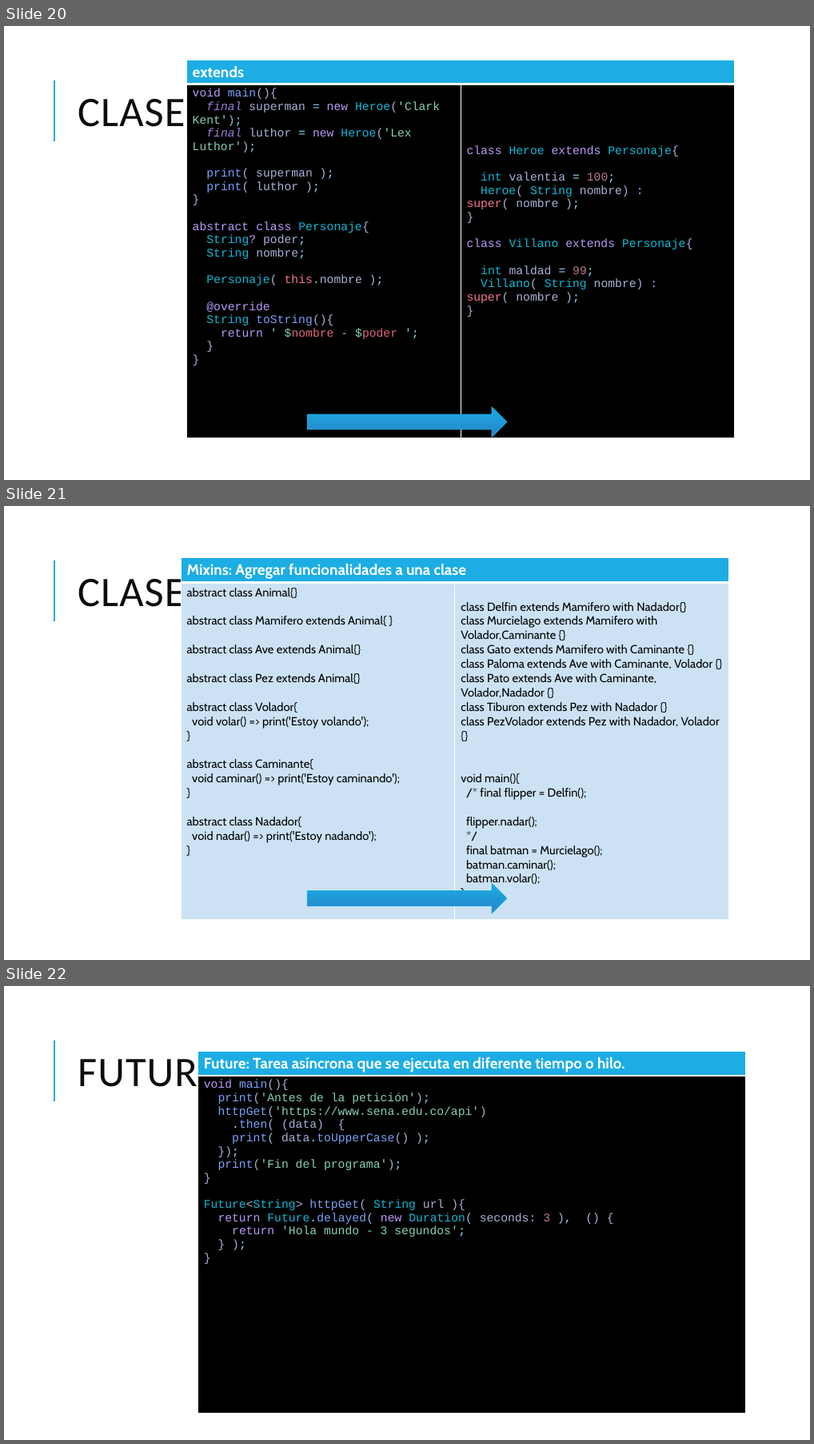
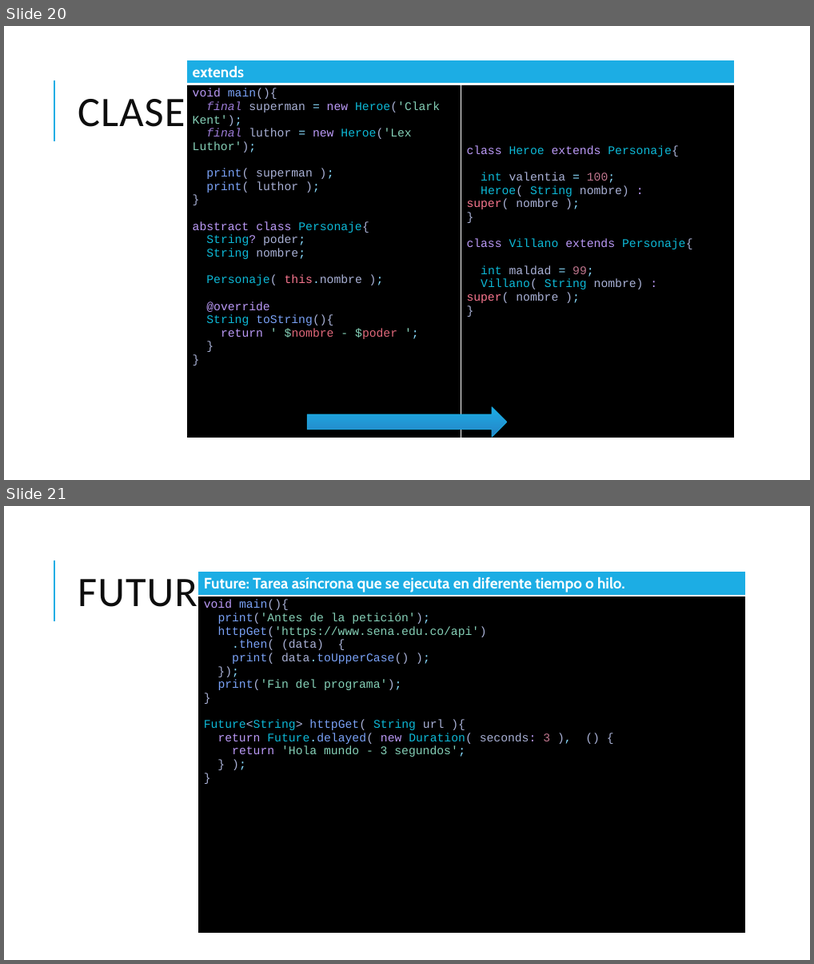
Before and after one commit to dalzlad/dart_flutter2670689, a slide deck: Material de Apoyo/DART_2023_T1.pptx. Shown one above the other, each under a label of ours: slides 20, 21 and 22 before the commit, slides 20 and 21 after it. The pictures are 814x1444 and 814x964 pixels, drawn with LibreOffice and Linux fonts; fonts in the diff are those of the drawing. Boxes give left, top, right and bottom in pixels: in the first picture for what was removed or moved away, otherwise in the second. Text is boxed around its words. In the diff, an @@ line names an element or a change of style, - is before the commit and + after.

Commit message:
Actualización Diapositivas DART

```diff
--- a/Material de Apoyo/DART_2023_T1.pptx
+++ b/Material de Apoyo/DART_2023_T1.pptx
@@ slide 21 removed at (4,506,810,960), background #FFFFFF; not listed: 1 template element that a slide beside it also shows @@
@@ title removed at (78,572,205,616) @@
-CLASES
@@ table removed at (181,557,729,919), 2 rows, 2 columns @@
-Mixins: Agregar funcionalidades a una clase | 
-abstract class Animal{} / abstract class Mamifero extends Animal{ } / abstract class Ave extends Animal{} / abstract class Pez extends Animal{} / abstract class Volador{ / void volar() => print('Estoy volando'); / } / abstract class Caminante{ / void caminar() => print('Estoy caminando'); / } / abstract class Nadador{ / void nadar() => print('Estoy nadando'); / } | class Delfin extends Mamifero with Nadador{} / class Murcielago extends Mamifero with Volador,Caminante {} / class Gato extends Mamifero with Caminante {} / class Paloma extends Ave with Caminante, Volador {} / class Pato extends Ave with Caminante, Volador,Nadador {} / class Tiburon extends Pez with Nadador {} / class PezVolador extends Pez with Nadador, Volador {} / void main(){ / /* final flipper = Delfin(); / flipper.nadar(); / */ / final batman = Murcielago(); / batman.caminar(); / batman.volar(); / }
@@ right arrow removed at (308,883,507,913) @@
@@ what was slide 22 is now slide 21 @@
```
